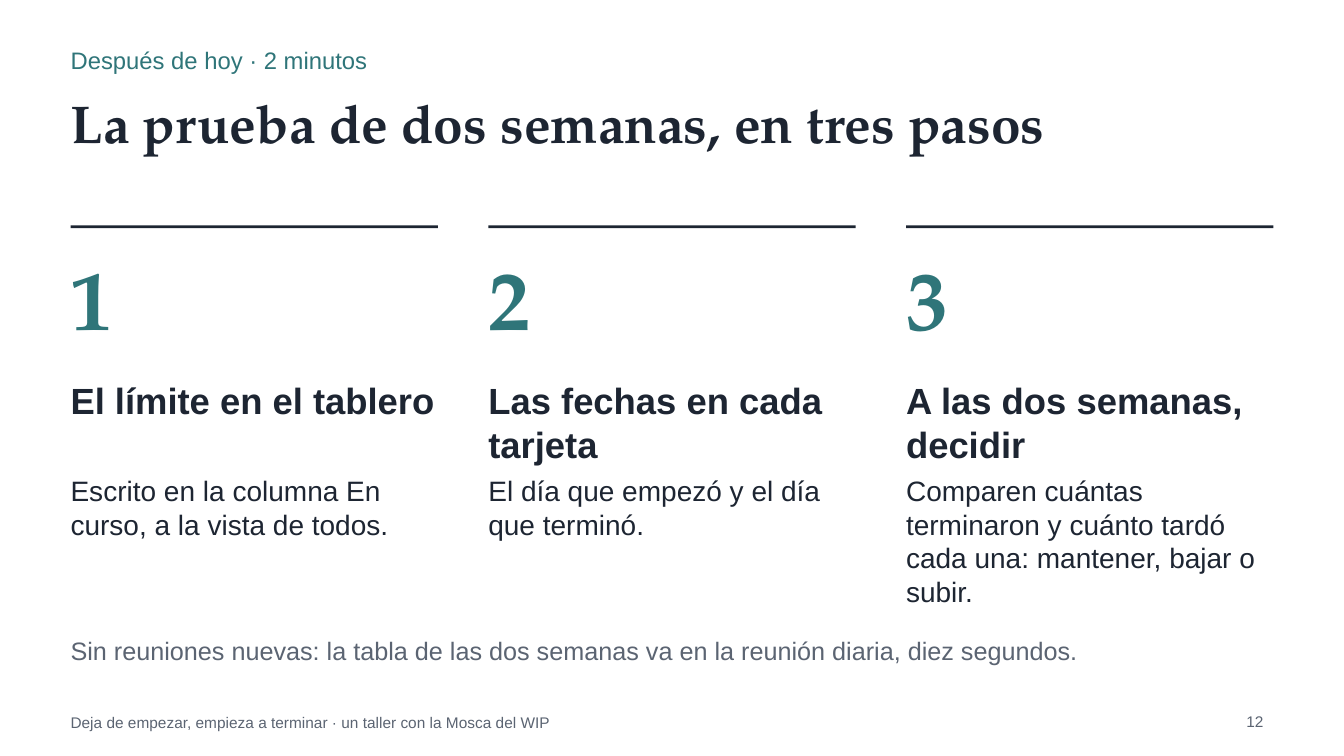
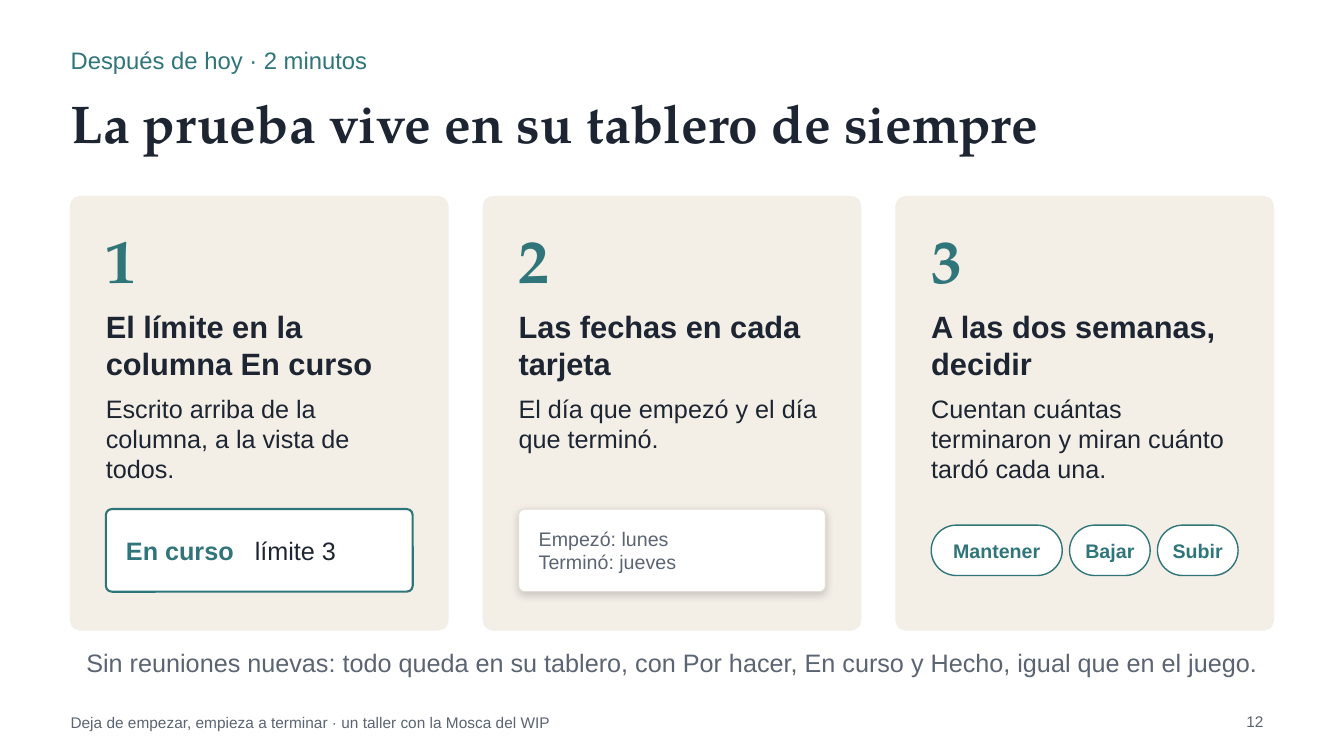
Before and after one commit to ferfelan/mosca-del-wip, a slide deck: slide 12 of public/taller/Mosca-del-WIP-Taller-Presentacion.pptx. Drawn at 1344x756 pixels with LibreOffice and Linux fonts; fonts in the diff are those of the drawing. Boxes give left, top, right and bottom in pixels: in the first picture for what was removed or moved away, otherwise in the second. Text is boxed around its words. In the diff, an @@ line names an element or a change of style, - is before the commit and + after.

```diff
--- a/public/taller/Mosca-del-WIP-Taller-Presentacion.pptx
+++ b/public/taller/Mosca-del-WIP-Taller-Presentacion.pptx
@@ title at (71,104,1038,157): text changed @@
-La prueba de dos semanas, en tres pasos
+La prueba vive en su tablero de siempre
@@ rounded rectangle added at (71,197,448,630), fill #F3EFE7, outline #F3EFE7 1 pt @@
@@ rounded rectangle added at (483,197,860,630), fill #F3EFE7, outline #F3EFE7 1 pt @@
@@ rounded rectangle added at (896,197,1273,630), fill #F3EFE7, outline #F3EFE7 1 pt @@
@@ line removed from (71, 227) to (438, 227) @@
@@ text "1": place and size @@
-text "1" at (71,273,113,331)
+text "1" at (106,241,137,283)
@@ line removed from (488, 227) to (856, 227) @@
@@ size 60 to 44 pt in 3 elements at (106,241,137,283), (931,242,962,284), (519,242,550,283) @@
@@ text "2": place and size @@
-text "2" at (488,274,530,331)
+text "2" at (519,242,550,283)
@@ line removed from (906, 227) to (1273, 227) @@
@@ text "3": place and size @@
-text "3" at (906,274,948,332)
+text "3" at (931,242,962,284)
@@ text at (106,315,372,376): text changed; size 26 to 22 pt @@
-El límite en el tablero
+El límite en la columna En curso
@@ text "Las fechas en cada tarjeta": place and size @@
-text "Las fechas en cada tarjeta" at (488,387,822,465)
+text "Las fechas en cada tarjeta" at (519,315,800,380)
@@ text "Las fechas en cada tarjeta" at (519,315,800,380): size 26 to 22 pt @@
@@ text "A las dos semanas, decidir" at (931,315,1215,376): size 26 to 22 pt @@
@@ text "A las dos semanas, decidir": place and size @@
-text "A las dos semanas, decidir" at (906,387,1243,459)
+text "A las dos semanas, decidir" at (931,315,1215,376)
@@ text at (106,399,349,479): text changed; size 20 to 18 pt @@
-Escrito en la columna En curso, a la vista de todos.
+Escrito arriba de la columna, a la vista de todos.
@@ text "El día que empezó y ...": place and size @@
-text "El día que empezó y ..." at (488,480,820,540)
+text "El día que empezó y ..." at (519,399,817,454)
@@ text "El día que empezó y ..." at (519,399,817,454): size 20 to 18 pt @@
@@ text at (931,399,1224,479): text changed; size 20 to 18 pt @@
-Comparen cuántas terminaron y cuánto tardó cada una: mantener, bajar o subir.
+Cuentan cuántas terminaron y miran cuánto tardó cada una.
@@ rounded rectangle added at (106,509,412,592), fill #FFFFFF, outline #2F7579 1.5 pt @@
@@ rounded rectangle added at (518,509,825,592), fill #FFFFFF, outline #E2DDD2 0.75 pt @@
@@ text added at (539,531,676,573), 14 pt, text #5B6472 @@
+Empezó: lunes
+Terminó: jueves
@@ rounded rectangle added at (932,525,1063,576), fill #FFFFFF, outline #2F7579 1 pt @@
@@ rounded rectangle added at (1070,525,1150,576), fill #FFFFFF, outline #2F7579 1 pt @@
@@ rounded rectangle added at (1157,525,1238,576), fill #FFFFFF, outline #2F7579 1 pt @@
@@ text added at (126,541,336,561), 18 pt, text #2F7579, bold @@
+En curso límite 3
@@ text added at (953,544,1040,558), 14 pt, text #2F7579, bold @@
+Mantener
@@ text added at (1085,543,1134,562), 14 pt, text #2F7579, bold @@
+Bajar
@@ text added at (1173,543,1223,558), 14 pt, text #2F7579, bold @@
+Subir
@@ text at (86,653,1257,677): text changed @@
-Sin reuniones nuevas: la tabla de las dos semanas va en la reunión diaria, diez segundos.
+Sin reuniones nuevas: todo queda en su tablero, con Por hacer, En curso y Hecho, igual que en el juego.
```
Also in this commit, not shown: 4 other slides changed, 18 other files.
